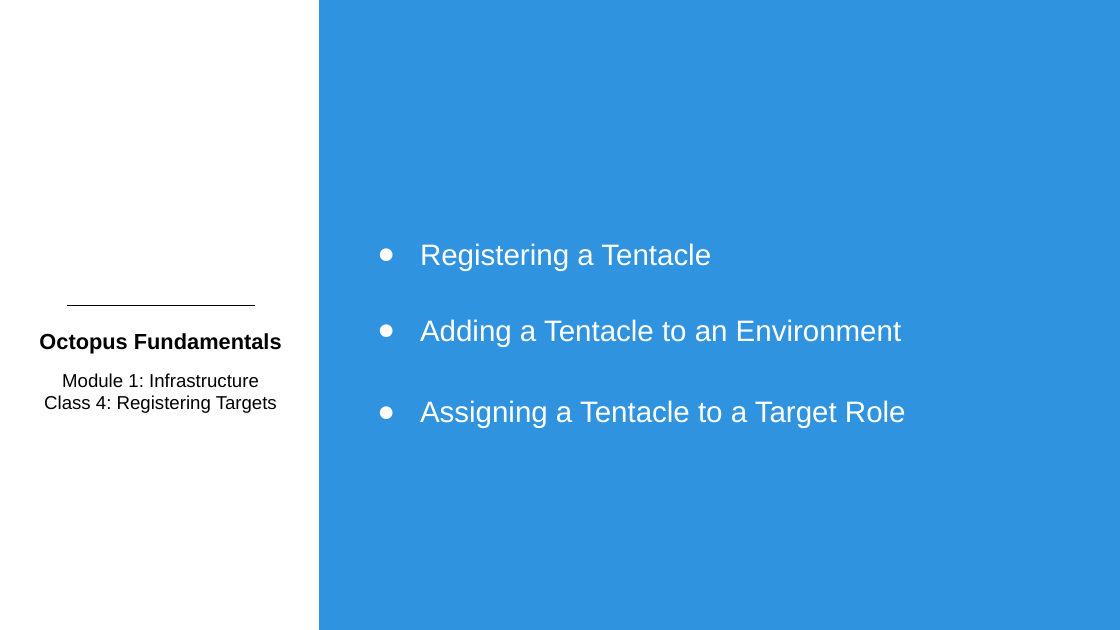
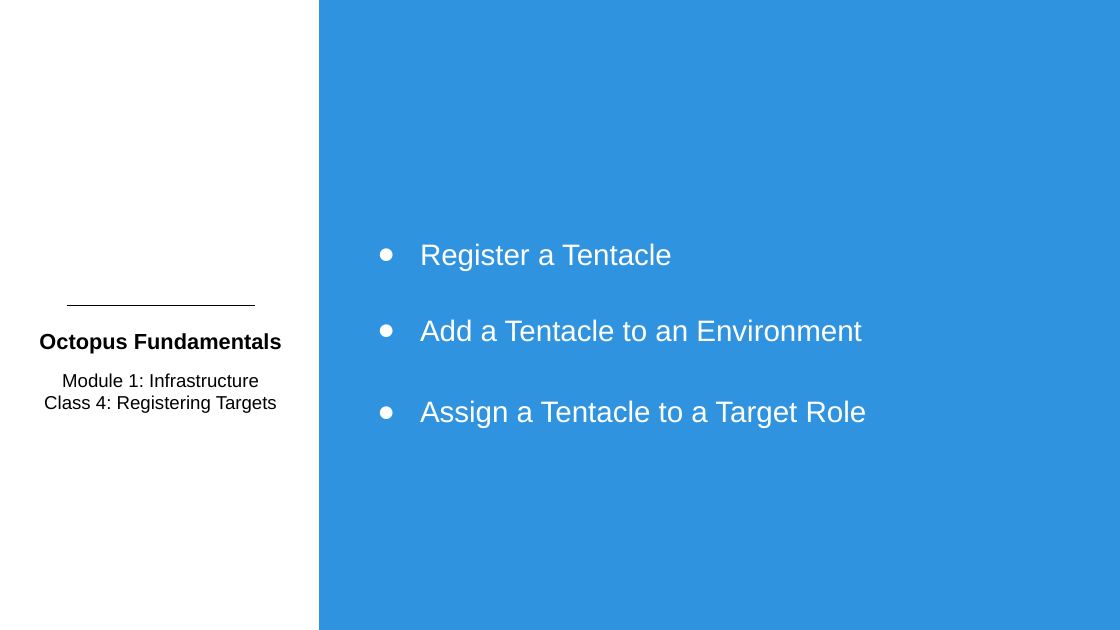
Before and after one commit to OctopusDeployCommunity/Octopus-Fundamentals-Course, a slide deck: slide 2 of OctopusDeployFundamentals/Module1-Infrastructure/Slides/Module1Class4-RegisteringAWindowsTentacle.pptx. Drawn at 1120x630 pixels with LibreOffice and Linux fonts; fonts in the diff are those of the drawing; background and template pictures are left out. Boxes give left, top, right and bottom in pixels: in the first picture for what was removed or moved away, otherwise in the second. Text is boxed around its words. In the diff, an @@ line names an element or a change of style, - is before the commit and + after.

Commit message:
Updated slides

```diff
--- a/OctopusDeployFundamentals/Module1-Infrastructure/Slides/Module1Class4-RegisteringAWindowsTentacle.pptx
+++ b/OctopusDeployFundamentals/Module1-Infrastructure/Slides/Module1Class4-RegisteringAWindowsTentacle.pptx
@@ text at bbox=[420, 243, 867, 428]: text changed @@
-● Registering a Tentacle
-● Adding a Tentacle to an Environment
-● Assigning a Tentacle to a Target Role
+● Register a Tentacle
+● Add a Tentacle to an Environment
+● Assign a Tentacle to a Target Role
```
Also in this commit, not shown: 1 other slide changed.
